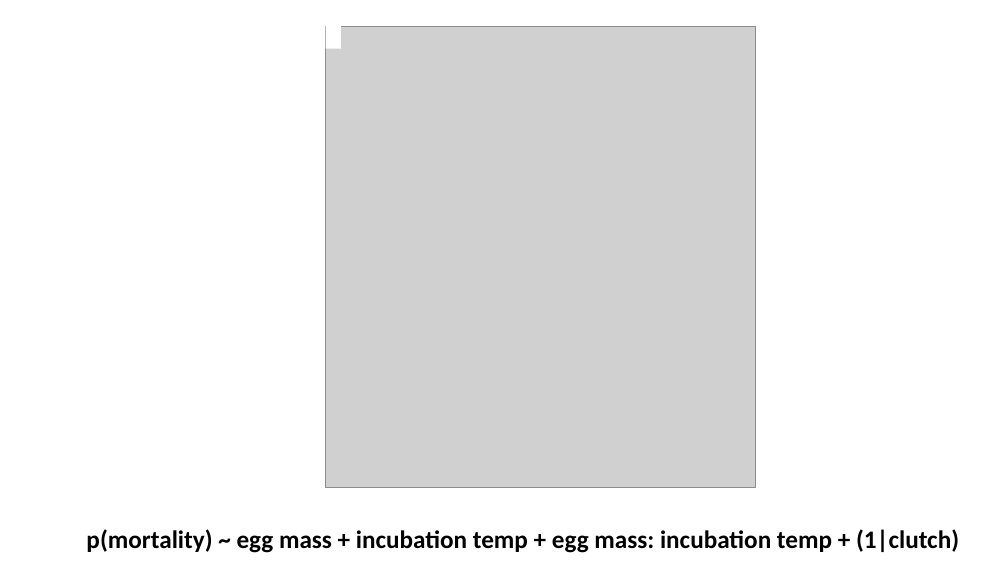
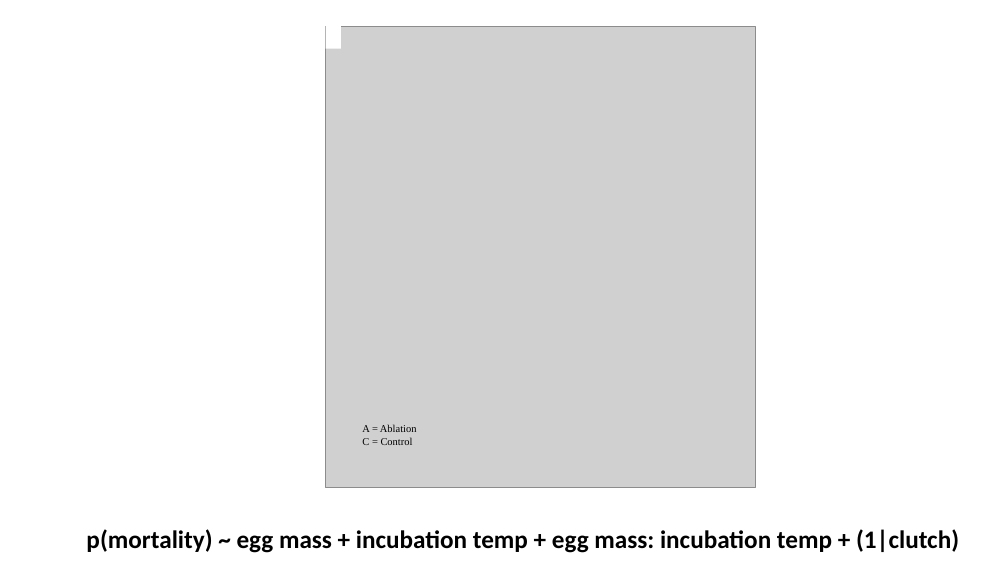
Before and after one commit to kris-wild/Lampro_survival, a slide deck: slide 1 of Powerpoint catchup.pptx. Drawn at 1008x567 pixels with LibreOffice and Linux fonts; fonts in the diff are those of the drawing; grey boxes stand for pictures. Boxes give left, top, right and bottom in pixels: in the first picture for what was removed or moved away, otherwise in the second. Text is boxed around its words. In the diff, an @@ line names an element or a change of style, - is before the commit and + after.

```diff
--- a/Powerpoint catchup.pptx
+++ b/Powerpoint catchup.pptx
@@ text added at box(362, 424, 417, 445), 10 pt, text #000000 @@
+A = Ablation
+C = Control
```
Also in this commit, not shown: 1 slide added, 5 other files.
